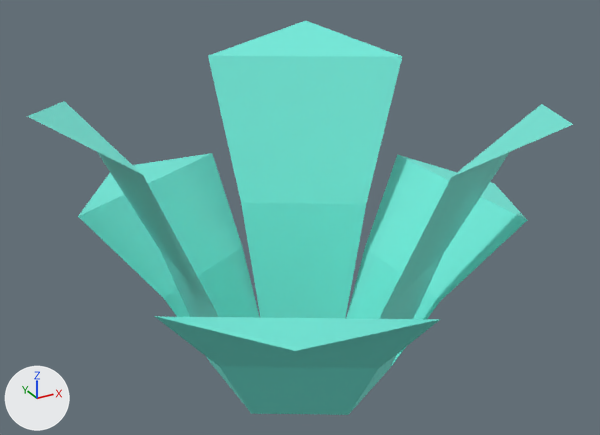
An edit to the glTF model assets/models/kit/nature_plant_bushLarge.glb, drawn before and after from the same camera.
Camera for both pictures: a 50 mm lens placed at (-0.275, -0.498, 0.331), pointed at (0.001, 0.004, 0.08). Arrows for +X, +Y and +Z are at lower left; the lights stay in place. The older version comes first. Vertices at exactly the same position are counted once.

In view in the first picture: 'nature_plant_bushLarge'.
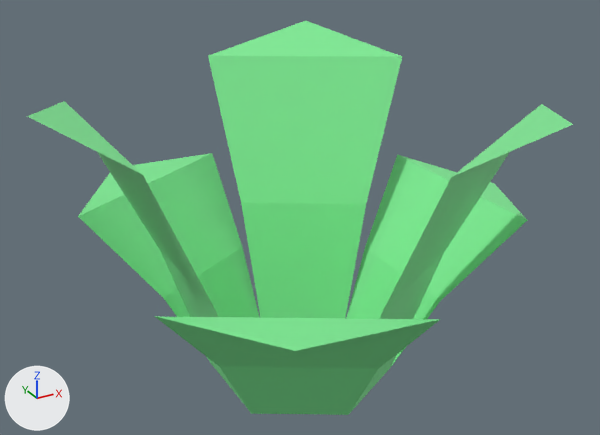
Boxes [x1, y1, x2, y2] around the edits, measured in the pictures (600 x 435 px):
part 1 of me_mesh_plant_bushlarge, recoloured (cyan to green)
    both: [27, 21, 573, 415]

What the commit changed:
me_mesh_plant_bushlarge has 36 vertices, 30 faces and spans x -0.187..0.187, y -0.168..0.168, z -0.05..0.193.
me_mesh_plant_bushlarge is used by ob_nature_plant_bushlarge; location (0.0, 0.0, 0.0).
me_mesh_plant_bushlarge part 1: 30 faces centred in x -0.159..0.159, y -0.138..0.138, z -0.029..0.178 are repainted in the vertex colours; the middle colour goes from cyan #73eddd to green #80ed96.
